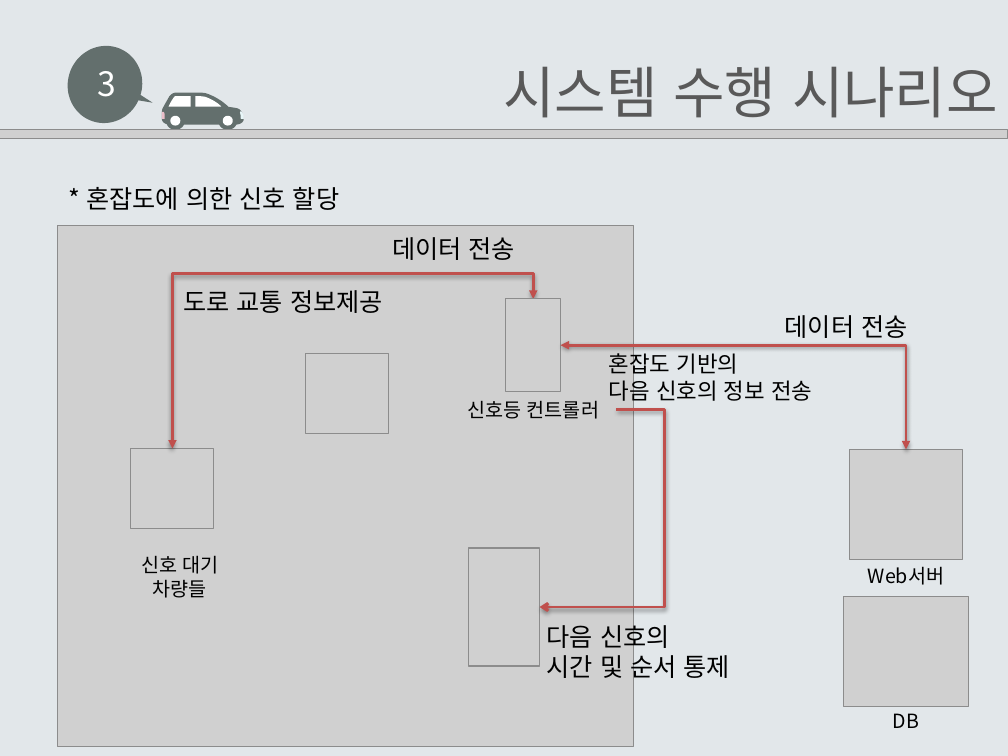
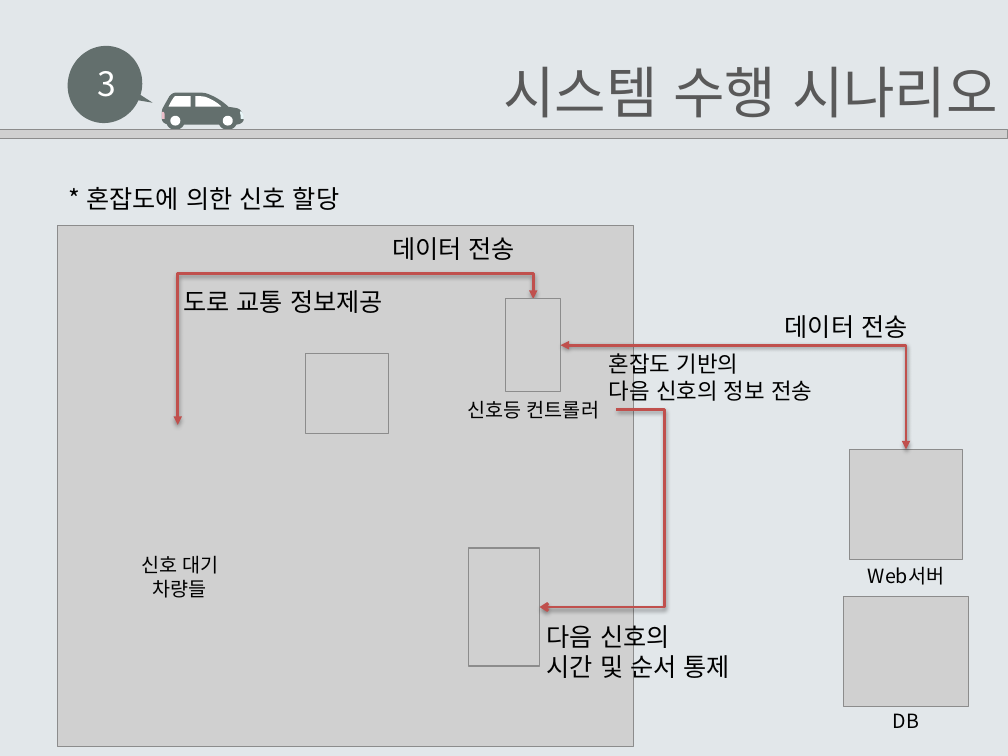
Before and after one commit to EomHeeSang/grad_proj, a slide deck: slide 10 of 발표자료/설계서2-14(엄희상,박주호,김태경).pptx. Drawn at 1008x756 pixels with LibreOffice and Linux fonts; fonts in the diff are those of the drawing; grey boxes stand for pictures; background and template pictures are left out. Boxes give left, top, right and bottom in pixels: in the first picture for what was removed or moved away, otherwise in the second. Text is boxed around its words. In the diff, an @@ line names an element or a change of style, - is before the commit and + after.

```diff
--- a/발표자료/설계서2-14(엄희상,박주호,김태경).pptx
+++ b/발표자료/설계서2-14(엄희상,박주호,김태경).pptx
@@ elbow double arrow moved from (172, 449) - (533, 299) to (177, 425) - (533, 299) @@
@@ picture removed at (x1=131, y1=449, x2=214, y2=528) @@
```
Also in this commit, not shown: 18 other slides changed, 1 slide added, 3 other files.
